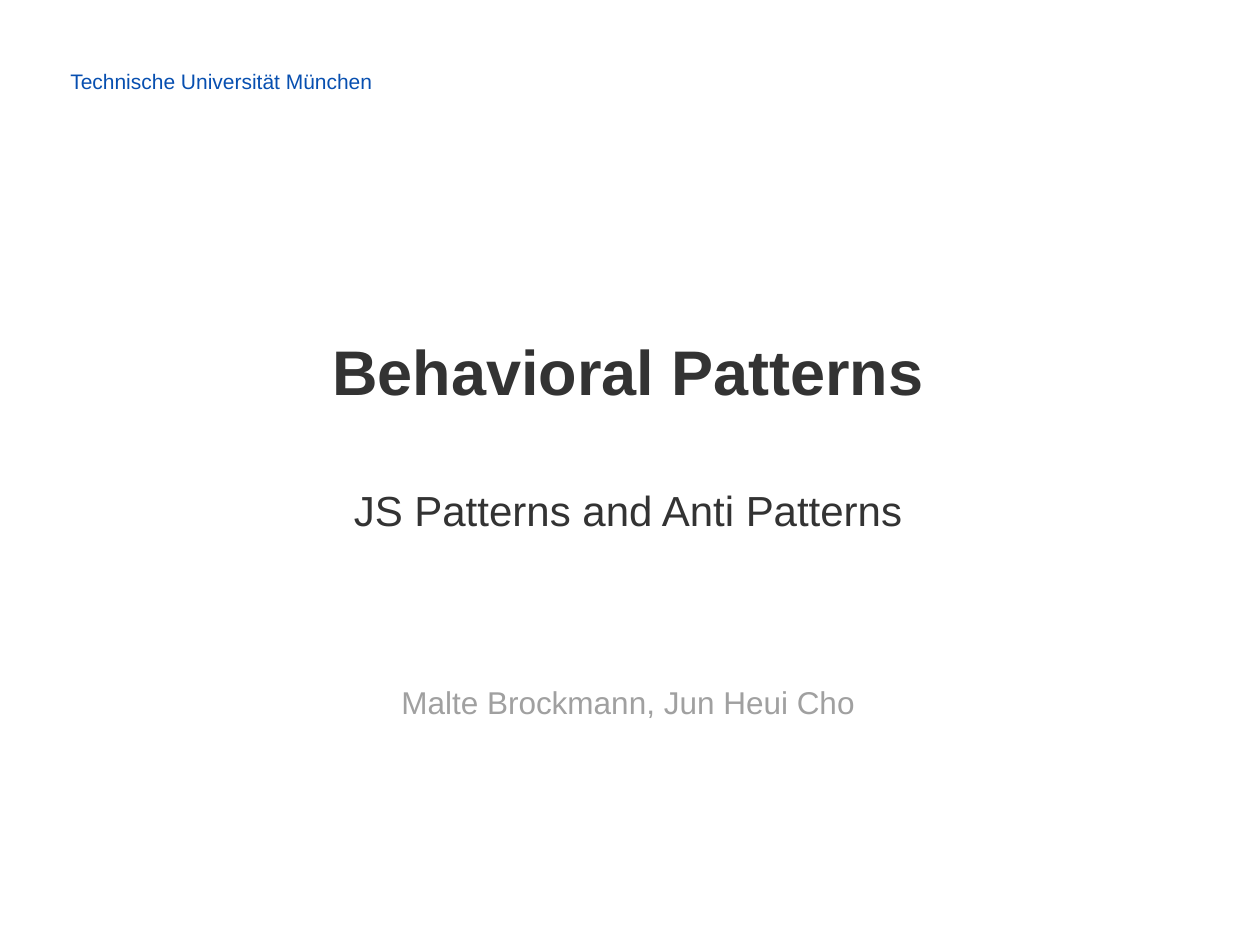
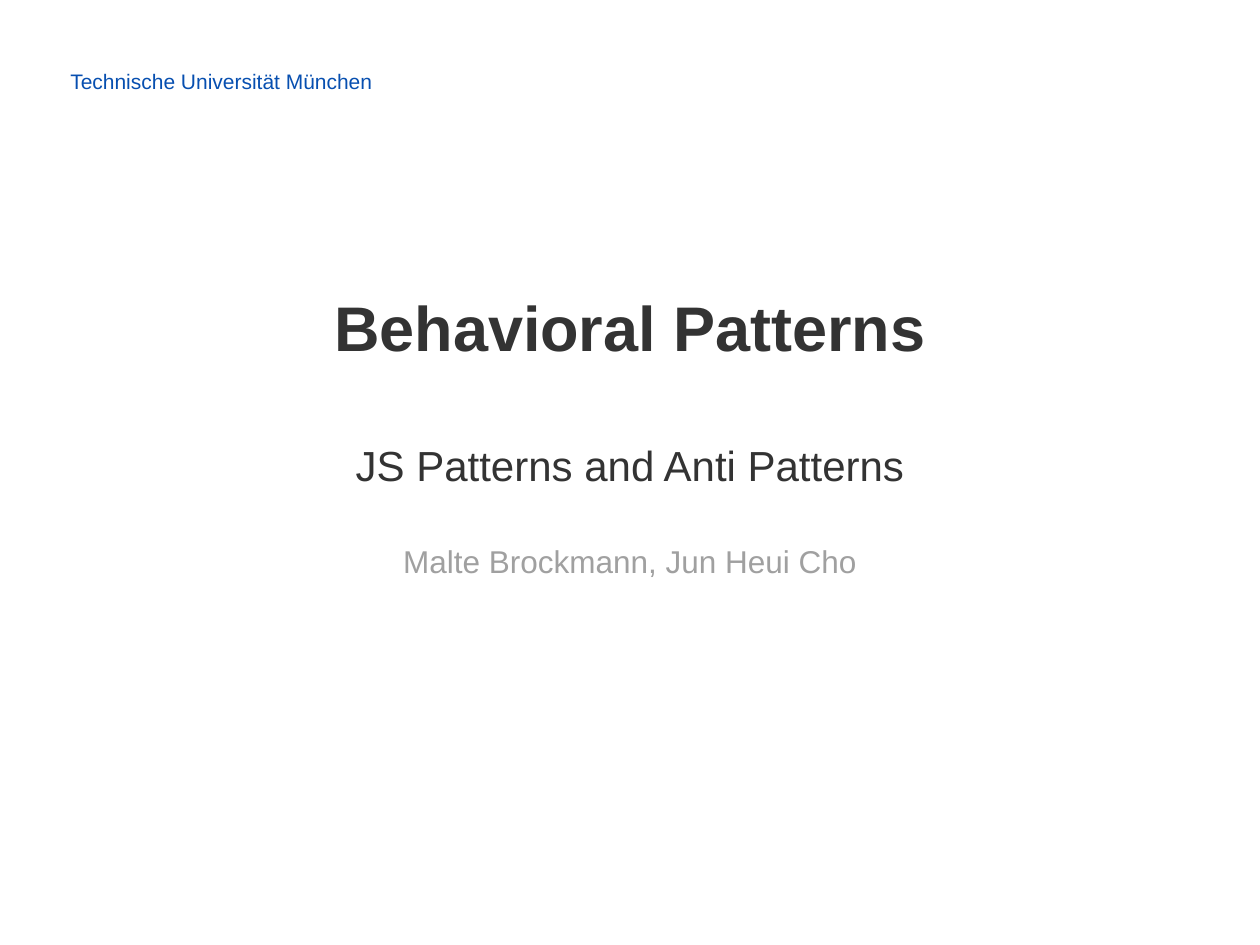
Before and after one commit to Painted6/Behavioral-design-patterns, a slide deck: slide 1 of Behavioral Patterns - JS Patterns and Anti Patterns.pptx. Drawn at 1260x945 pixels with LibreOffice and Linux fonts; fonts in the diff are those of the drawing; background and template pictures are left out. Boxes give left, top, right and bottom in pixels: in the first picture for what was removed or moved away, otherwise in the second. Text is boxed around its words. In the diff, an @@ line names an element or a change of style, - is before the commit and + after.

```diff
--- a/Behavioral Patterns - JS Patterns and Anti Patterns.pptx
+++ b/Behavioral Patterns - JS Patterns and Anti Patterns.pptx
@@ title "Behavioral Patterns" moved from (x1=332, y1=349, x2=924, y2=527) to (x1=334, y1=305, x2=925, y2=482) @@
@@ subtitle "Malte Brockmann, Jun Heui Cho" moved from (x1=401, y1=691, x2=855, y2=718) to (x1=403, y1=550, x2=857, y2=577) @@
@@ subtitle "Malte Brockmann, Jun Heui Cho" at (x1=403, y1=550, x2=857, y2=577): less space between paragraphs @@
```
Also in this commit, not shown: 28 other slides changed, 2 slides added.
